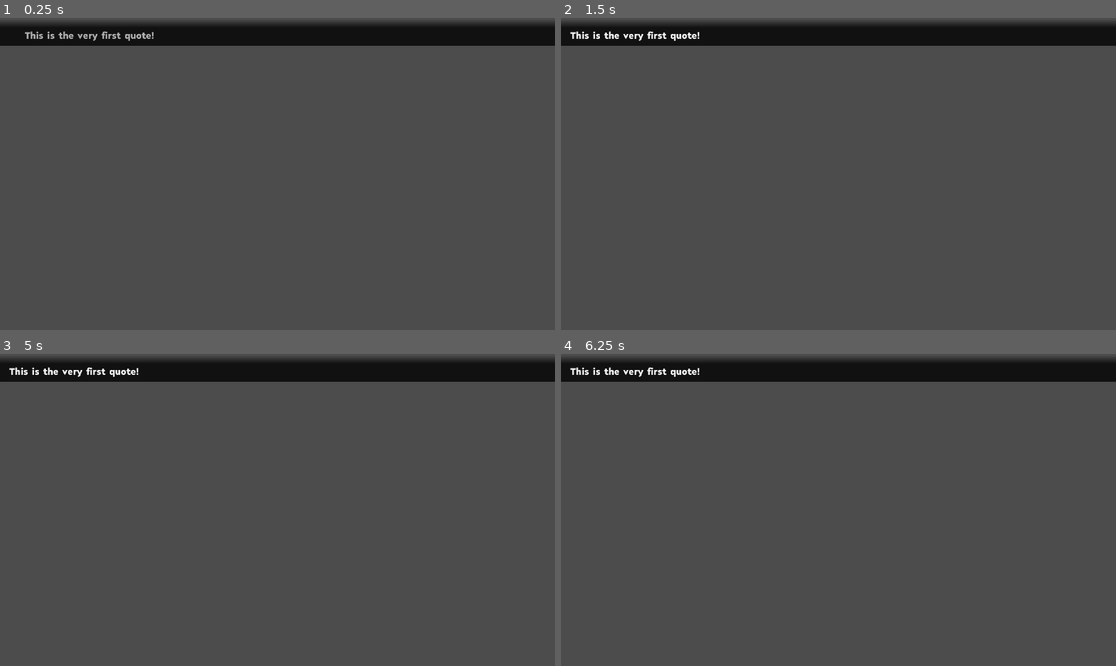
Above: before the commit, frames 1-4 (two rows, left to right).
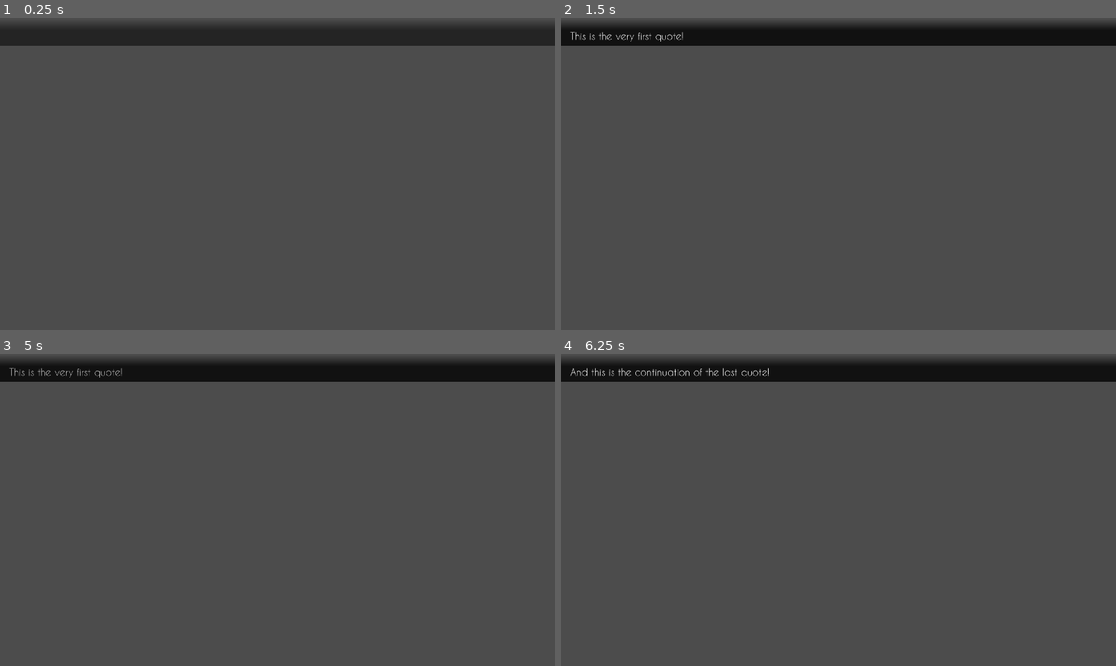
Above: after the commit, the same moments.

Repository: Tralexium/FA2021Countdown
Game: Godot game, scene res://Scenes/UI/InfoBar.tscn
The game is run twice, just before and just after one commit, with the same random seed, the same clock (stepped at 60 frames per second) and the same inputs. This scene is started directly instead of the project's main scene.
Inputs (mouse positions are in pixels of both pictures, inside the frame that each line leads up to):
- Up to frame 1 (0.25 s): no input
- Up to frame 2 (1.5 s): move the mouse to (960, 158) at 0.52 s; click (960, 158) at 0.67 s; move the mouse to (727, 189) at 1.27 s; click (727, 189) at 1.42 s
- Up to frame 3 (5 s): tap Enter at 2, 3.5 s; move the mouse to (333, 441) at 2.02 s; click (333, 441) at 2.17 s; tap Space at 2.75, 4.25 s; move the mouse to (249, 572) at 2.77 s; click (249, 572) at 2.92 s; move the mouse to (444, 556) at 3.52 s; click (444, 556) at 3.67 s; move the mouse to (111, 463) at 4.27 s; click (111, 463) at 4.42 s
- Up to frame 4 (6.25 s): move the mouse to (866, 510) at 5.02 s; click (866, 510) at 5.17 s; move the mouse to (755, 432) at 5.77 s; click (755, 432) at 5.92 s

The runs differ from the first frame. In frame 1, 0.7% of the frame differs, in the area x 0-100%, y 2-8%; in frame 2, 0.3%; in frame 3, 0.3%; in frame 4, 0.4%.

Commit message:
Updated the info bar to support custom quotes from other scenes, Added support for quote groups, Improved the animations

Diff:
--- a/Scenes/UI/InfoBar.gd
+++ b/Scenes/UI/InfoBar.gd
@@ -1,72 +1,134 @@
 extends Control
 
 export(float) var fade_time := 1.0  # how long it takes to fade in/out
-export(float) var text_duration := 8.0  # how long should the text last before switching
+export(float) var bar_fade_sep := 0.3  # fading separation between the dark bar and text
+export(float) var text_duration := 3.0  # how long should the text last before switching
+export(float) var idle_duration := 2.0  # how long to wait before showing the next text
 export(int) var string_length_threshold := 100  # at what text length the text starts scrolling
 export(int) var fact_frequency := 4  # after how many common quotes does a fact show up?
 
+signal fading_in
+signal faded_out
+
+var paused := true
 var current_quote_id := 0
 var current_fact_id := 0
 var quote_updates := 0
-var current_string := "" setget set_current_string
+var remaining_quotes := 0
+var current_strings : Array = [] setget set_current_strings
 var common_quote_list := [
-	"This is the very first quote!",
-	"And this is the second one, wowza!",
-	"Wait now we have a third? How deep is this rabbit hole?",
-	"Ok this is getting a bit excessive, can we slow down for a moment?",
-	"Alright this is not helping anyone, so how was your day fella?",
-	"I lost track already, is number 7?",
+	[
+		"This is the very first quote!",
+		"And this is the continuation of the last quote!",
+	],
+	["Wait now we have a third? How deep is this rabbit hole?"],
+	["Ok this is getting a bit excessive, can we slow down for a moment?"],
+	["Alright this is not helping anyone, so how was your day fella?"],
+	["I lost track already, is number 7?"],
 ]
 var fun_fact_list := [
-	"Did you know that pigeons are gluttons?",
-	"Hey! Who stole my can of Heinz Beanz?",
-	"klhjaGdfklhjdfgklghb :)",
+	["Did you know that pigeons are gluttons?"],
+	["Hey! Who stole my can of Heinz Beanz?"],
+	["klhjaGdfklhjdfgklghb :)"],
 ]
+var forced_quotes := []
 
+onready var nBar := $Bar
 onready var nLabel := $Label
 onready var nTween := $Tween
 
 
 func _ready() -> void:
+	nBar.self_modulate.a = 0
+	nLabel.self_modulate.a = 0
+	fade_next()
+
+
+func fade_next() -> void:
+	paused = false
 	_fade_in_next()
 
 
-func set_current_string(new_string : String) -> void:
-	current_string = new_string
-	nLabel.text = new_string
+func add_custom_text(forced_quotes_ : Array) -> void:
+	forced_quotes.append(forced_quotes_)
+
+
+func stop() -> void:
+	paused = true
+	if nLabel.self_modulate.a == 1.0:
+		_fade_out()
+
+
+func _await_next_quote() -> void:
+	yield(get_tree().create_timer(idle_duration), "timeout")
+	_fade_in_next()
+
+
+func set_current_strings(new_strings : Array) -> void:
+	current_strings = new_strings
+	remaining_quotes = new_strings.size() - 1
+	nLabel.text = new_strings[0]
 	quote_updates += 1
 
 
 func _get_next_quote() -> void:
 	# Goto the next quote, if it's over the last one then loop back
-	self.current_string = common_quote_list[current_quote_id]
+	self.current_strings = common_quote_list[current_quote_id]
 	current_quote_id = (current_quote_id + 1) % common_quote_list.size()
 	nLabel.self_modulate = Color.whitesmoke * Color(1, 1, 1, nLabel.self_modulate.a)
 
 
 func _get_next_fact() -> void:
 	# Goto the next fact, if it's over the last one then loop back
-	self.current_string = fun_fact_list[current_fact_id]
+	self.current_strings = fun_fact_list[current_fact_id]
 	current_fact_id = (current_fact_id + 1) % fun_fact_list.size()
 	nLabel.self_modulate = Color.coral * Color(1, 1, 1, nLabel.self_modulate.a)
 
 
+func _get_next_forced_quote() -> void:
+	# Goto the next forced quote until empty
+	self.current_strings = forced_quotes.pop_front()
+	current_quote_id = (current_quote_id + 1) % common_quote_list.size()
+	nLabel.self_modulate = Color.whitesmoke * Color(1, 1, 1, nLabel.self_modulate.a)
+
+
 func _fade_in_next() -> void:
-	if quote_updates > 0 and quote_updates % fact_frequency == 0:
-		_get_next_fact()
+	if paused:
+		return
+
+	var _bar_fade_sep = 0.0
+	if remaining_quotes == 0:
+		emit_signal("fading_in")
+		_bar_fade_sep = bar_fade_sep
+		nTween.interpolate_property(nBar, "self_modulate:a", 0, 1, fade_time, Tween.TRANS_QUART, Tween.EASE_OUT)
+		if forced_quotes.empty() == false:
+			_get_next_forced_quote()
+		elif quote_updates > 0 and quote_updates % fact_frequency == 0:
+			_get_next_fact()
+		else:
+			_get_next_quote()
 	else:
-		_get_next_quote()
-	nTween.interpolate_property(nLabel, "rect_position:x", 200, 32, fade_time, Tween.TRANS_QUART, Tween.EASE_OUT)
-	nTween.interpolate_property(nLabel, "self_modulate:a", 0, 1, fade_time, Tween.TRANS_QUART, Tween.EASE_OUT)
+		remaining_quotes -= 1
+		var _size = current_strings.size() - 1
+		nLabel.text = current_strings[_size - remaining_quotes]
+
+	nTween.interpolate_property(nLabel, "rect_position:x", 200, 32, fade_time, Tween.TRANS_QUART, Tween.EASE_OUT, _bar_fade_sep)
+	nTween.interpolate_property(nLabel, "self_modulate:a", 0, 1, fade_time, Tween.TRANS_QUART, Tween.EASE_OUT, _bar_fade_sep)
 	nTween.start()
 
-	yield(get_tree().create_timer(text_duration + fade_time), "timeout")
+	yield(get_tree().create_timer(text_duration + fade_time + _bar_fade_sep), "timeout")
 	_fade_out()
 
 
 func _fade_out() -> void:
 	nTween.interpolate_property(nLabel, "self_modulate:a", 1, 0, fade_time, Tween.TRANS_QUART, Tween.EASE_IN)
+	if remaining_quotes == 0:
+		nTween.interpolate_property(nBar, "self_modulate:a", 1, 0, fade_time, Tween.TRANS_QUART, Tween.EASE_IN)
 	nTween.start()
 
 	yield(get_tree().create_timer(fade_time), "timeout")
-	_fade_in_next()
+	if remaining_quotes > 0:
+		_fade_in_next()
+	else:
+		_await_next_quote()
+		emit_signal("faded_out")
--- a/Scenes/UI/InfoBar.tscn
+++ b/Scenes/UI/InfoBar.tscn
@@ -1,10 +1,10 @@
 [gd_scene load_steps=6 format=2]
 
-[ext_resource path="res://Assets/Fonts/Neufreit-ExtraBold.otf" type="DynamicFontData" id=1]
+[ext_resource path="res://Assets/Fonts/CaviarDreams.ttf" type="DynamicFontData" id=1]
 [ext_resource path="res://Scenes/UI/InfoBar.gd" type="Script" id=2]
 
 [sub_resource type="Gradient" id=1]
-offsets = PoolRealArray( 0.671717, 1 )
+offsets = PoolRealArray( 0.580645, 1 )
 colors = PoolColorArray( 0, 0, 0, 0.764706, 0, 0, 0, 0 )
 
 [sub_resource type="GradientTexture" id=2]
@@ -13,7 +13,6 @@
 
 [sub_resource type="DynamicFont" id=3]
 size = 34
-extra_spacing_space = 6
 font_data = ExtResource( 1 )
 
 [node name="InfoBar" type="Control"]
@@ -25,7 +24,7 @@
 "_edit_use_anchors_": false
 }
 
-[node name="ColorRect" type="TextureRect" parent="."]
+[node name="Bar" type="TextureRect" parent="."]
 margin_top = 96.0
 margin_right = 96.0
 margin_bottom = 2016.0
@@ -37,16 +36,14 @@
 }
 
 [node name="Label" type="Label" parent="."]
-self_modulate = Color( 1, 1, 1, 0 )
 margin_left = 32.0
-margin_top = 27.0
-margin_right = 4032.0
-margin_bottom = 91.0
+margin_top = 31.0
+margin_right = 708.0
+margin_bottom = 95.0
 custom_colors/font_color = Color( 1, 1, 1, 1 )
 custom_fonts/font = SubResource( 3 )
 text = "The brown fox jumped over the lazy dog"
 valign = 1
-clip_text = true
 __meta__ = {
 "_edit_use_anchors_": false
 }
Binary file added: Assets/Fonts/CaviarDreams.ttf
Binary file added: Assets/Fonts/CaviarDreams_Bold.ttf
